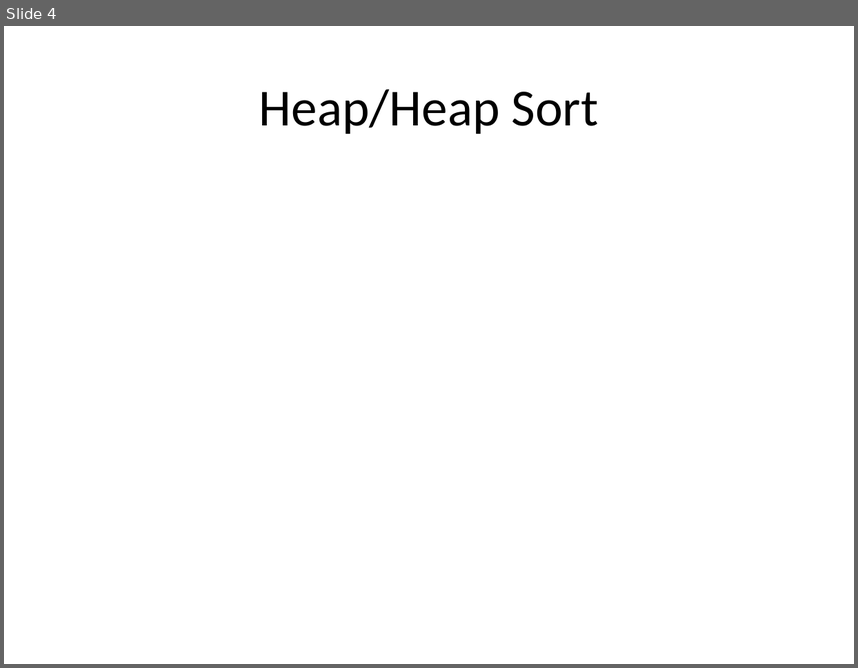
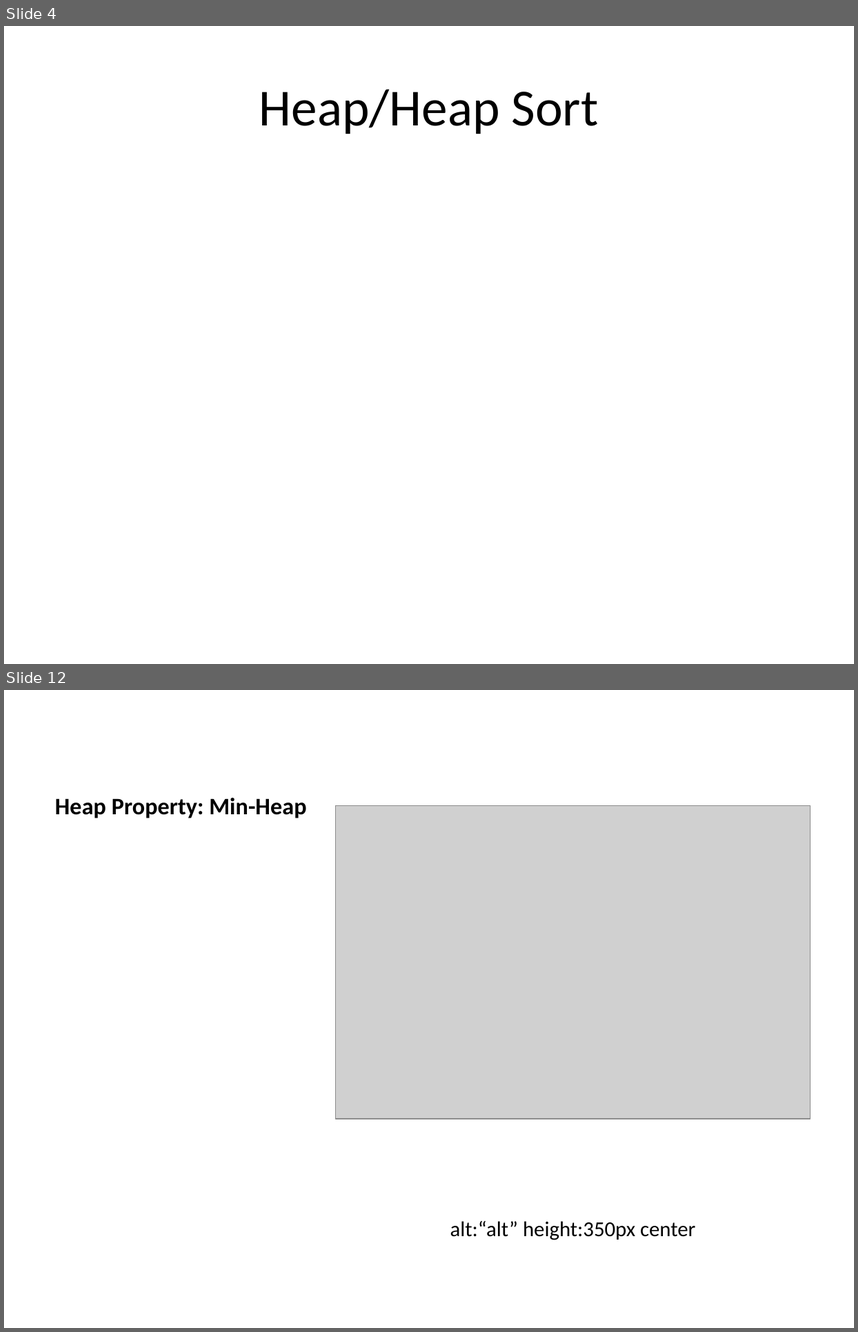
Before and after one commit to ucoruh/ce100-algorithms-and-programming-II, a slide deck: docs/week-4/ce100-week-4-heap.md_word.pptx. Shown one above the other, each under a label of ours: slide 4 before the commit, slides 4 and 12 after it; the slides between them are not shown. The pictures are 858x668 and 858x1332 pixels, drawn with LibreOffice and Linux fonts; fonts in the diff are those of the drawing; grey boxes stand for pictures. Boxes give left, top, right and bottom in pixels: in the first picture for what was removed or moved away, otherwise in the second. Text is boxed around its words. In the diff, an @@ line names an element or a change of style, - is before the commit and + after.

```diff
--- a/docs/week-4/ce100-week-4-heap.md_word.pptx
+++ b/docs/week-4/ce100-week-4-heap.md_word.pptx
@@ slide 12 added at (4, 690, 854, 1328), background #FFFFFF @@
@@ title added at (55, 798, 306, 818), 20 pt, text #000000, bold @@
+Heap Property: Min-Heap
@@ picture added at (335, 806, 810, 1118) @@
@@ text added at (450, 1221, 695, 1240), 18 pt, text #000000 @@
+alt:“alt” height:350px center
```
Also in this commit, not shown: 2 slides changed, 32 other slides added, 25 other files.
